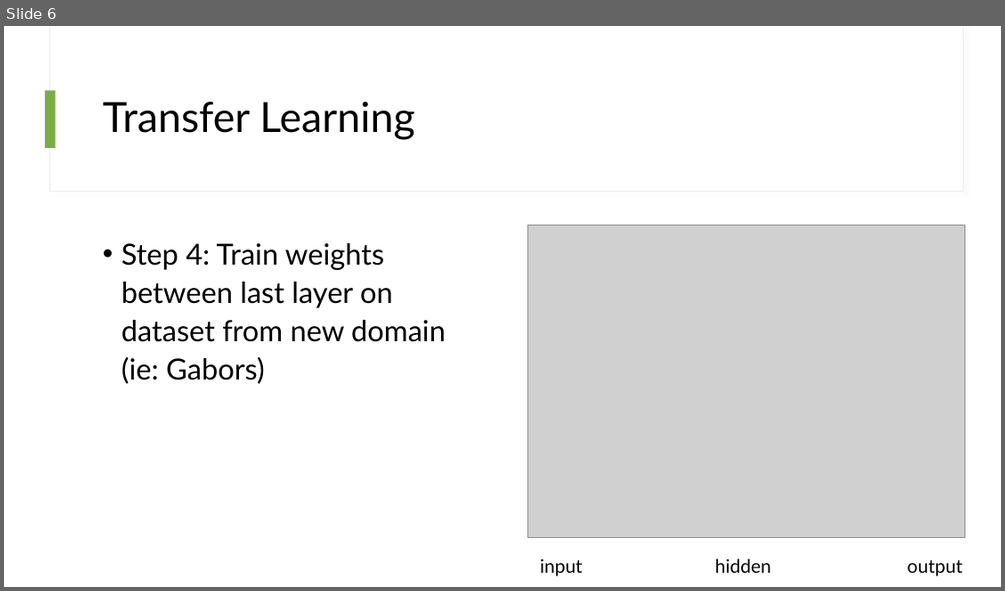
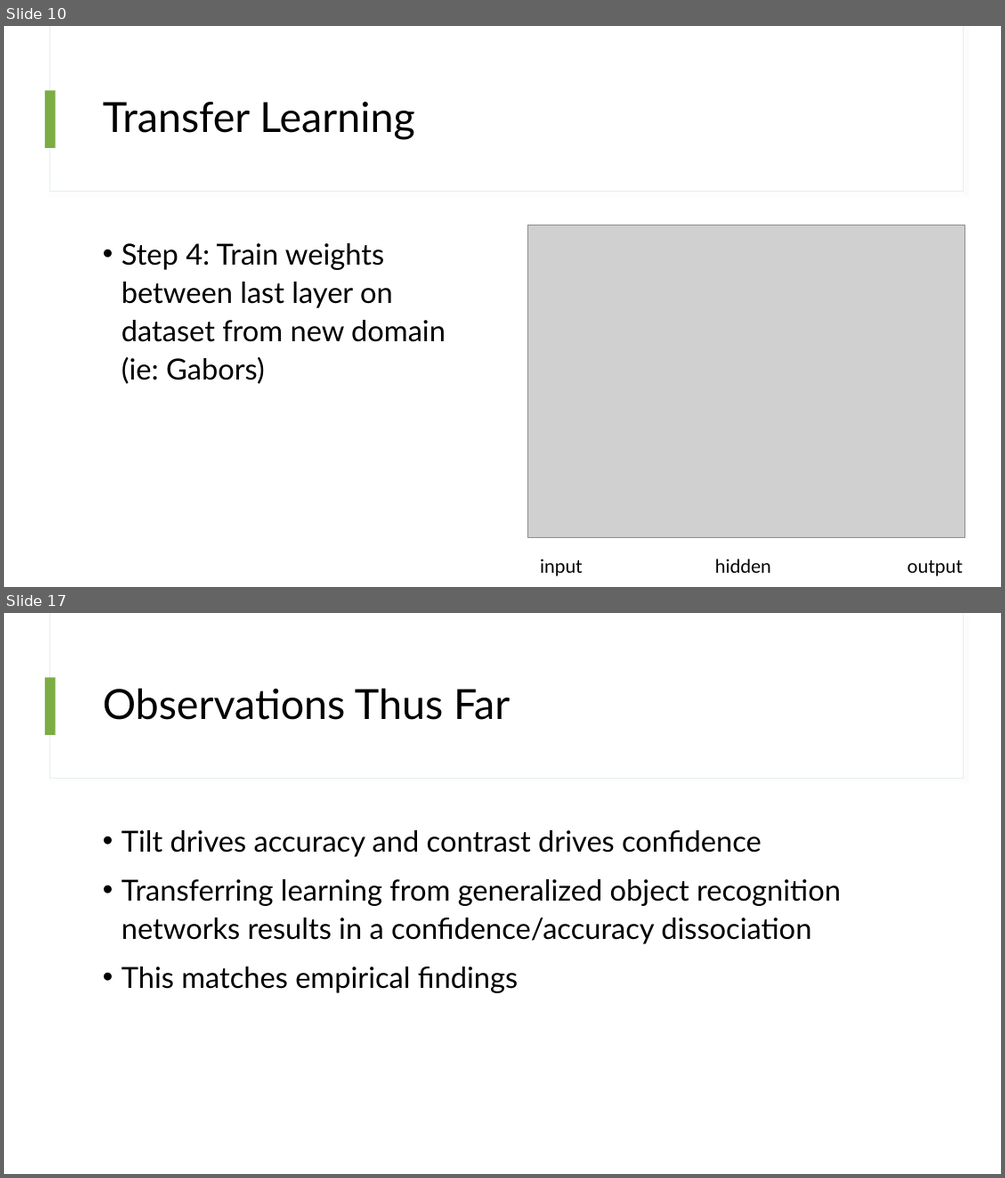
Before and after one commit to thor4/neuralnets, a slide deck: projects/1-CNN/presentations/Confidence Bias in Humans & Neural Networks.pptx. Shown one above the other, each under a label of ours: slide 6 before the commit, slides 10 and 17 after it; the slides between them are not shown. The pictures are 1005x591 and 1005x1178 pixels, drawn with LibreOffice and Linux fonts; fonts in the diff are those of the drawing; grey boxes stand for pictures. Boxes give left, top, right and bottom in pixels: in the first picture for what was removed or moved away, otherwise in the second. Text is boxed around its words. In the diff, an @@ line names an element or a change of style, - is before the commit and + after.

```diff
--- a/projects/1-CNN/presentations/Confidence Bias in Humans & Neural Networks.pptx
+++ b/projects/1-CNN/presentations/Confidence Bias in Humans & Neural Networks.pptx
@@ slide 17 added at box(4, 613, 1001, 1174), background #FFFFFF; not listed: 3 template elements that a slide beside it also shows @@
@@ title added at box(103, 688, 510, 720), 40 pt, text #000000 @@
+Observations Thus Far
@@ text added at box(121, 830, 841, 993), 28 pt, text #000000 @@
+• Tilt drives accuracy and contrast drives confidence
+• Transferring learning from generalized object recognition networks results in a confidence/accuracy dissociation
+• This matches empirical findings
@@ what was slide 6 is now slide 10 @@
```
Also in this commit, not shown: 3 slides changed, 10 other slides added.
